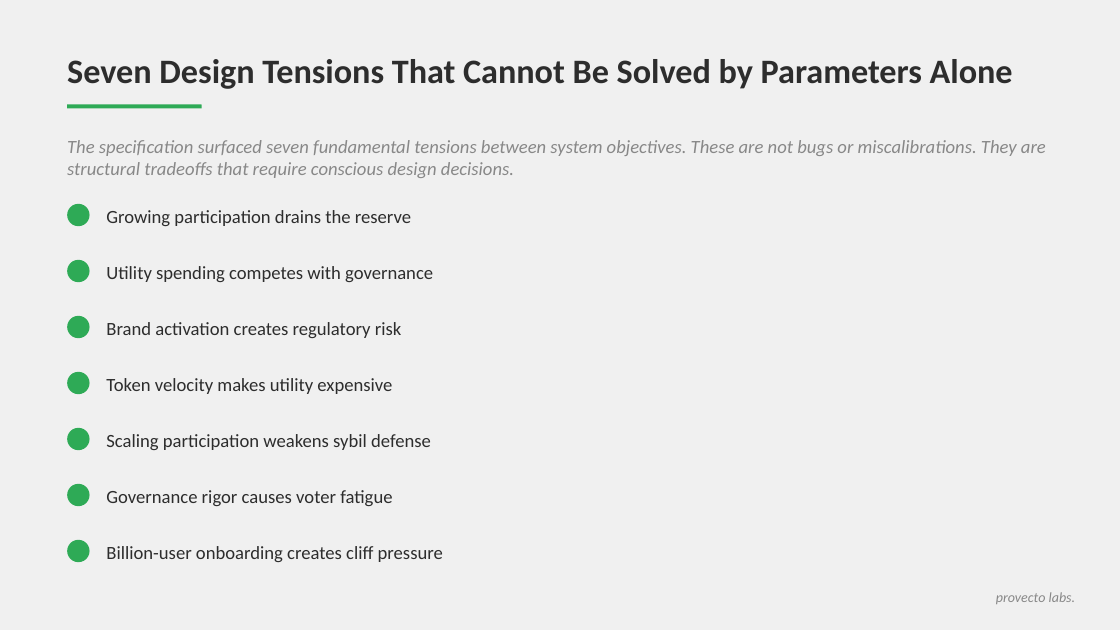
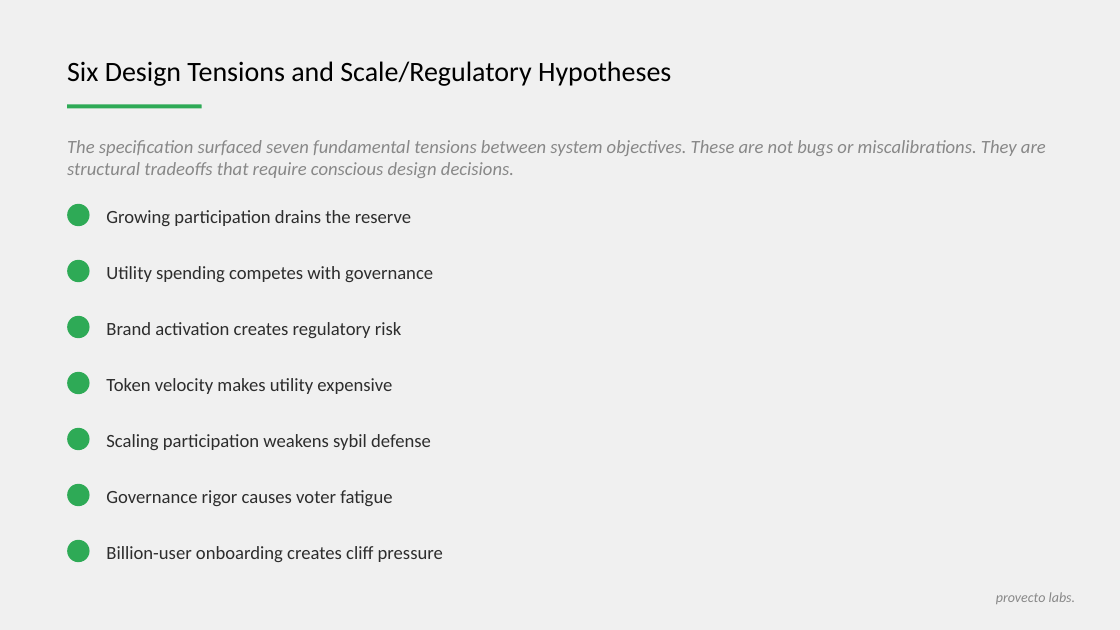
Before and after one commit to stelios12312312/TokenLab, a slide deck: slide 5 of docs_final/2026-06-23/z1_simulation_findings.pptx. Drawn at 1120x630 pixels with LibreOffice and Linux fonts; fonts in the diff are those of the drawing. Boxes give left, top, right and bottom in pixels: in the first picture for what was removed or moved away, otherwise in the second. Text is boxed around its words. In the diff, an @@ line names an element or a change of style, - is before the commit and + after.

```diff
--- a/docs_final/2026-06-23/z1_simulation_findings.pptx
+++ b/docs_final/2026-06-23/z1_simulation_findings.pptx
@@ text at [67,61,671,86]: text changed; size 22 to 18 pt; text colour #2D2D2D to #000000; bold off @@
-Seven Design Tensions That Cannot Be Solved by Parameters Alone
+Six Design Tensions and Scale/Regulatory Hypotheses
```
Also in this commit, not shown: 10 other slides changed, 1 other file.
